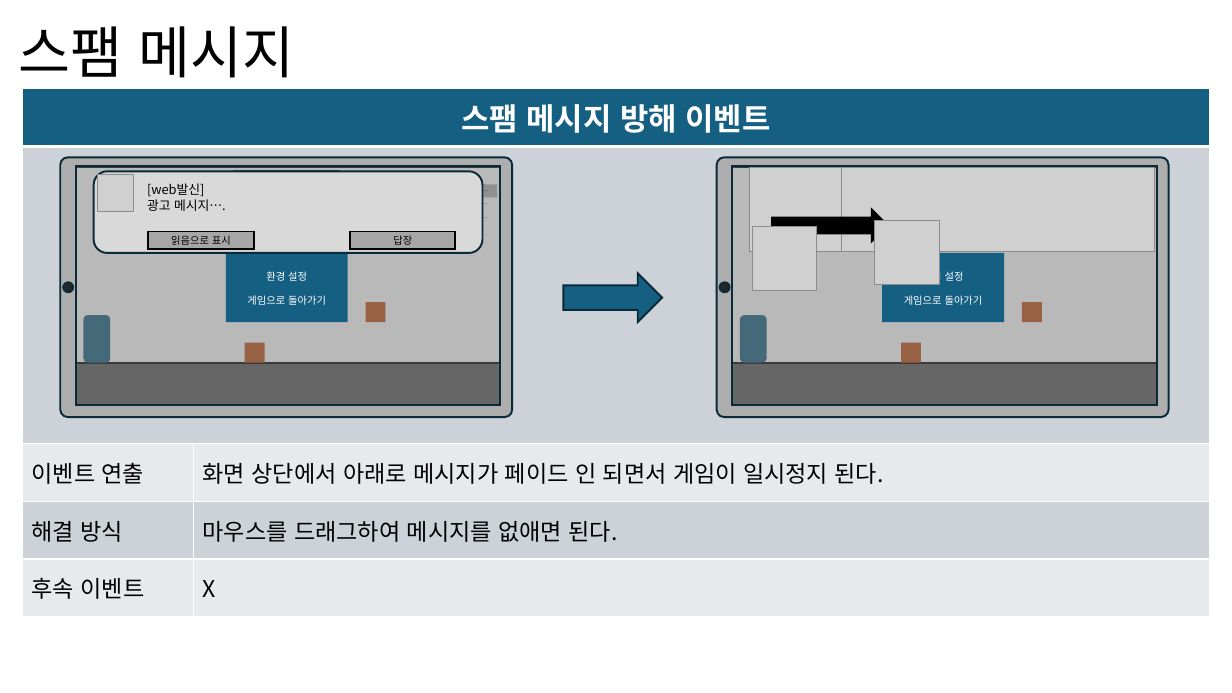
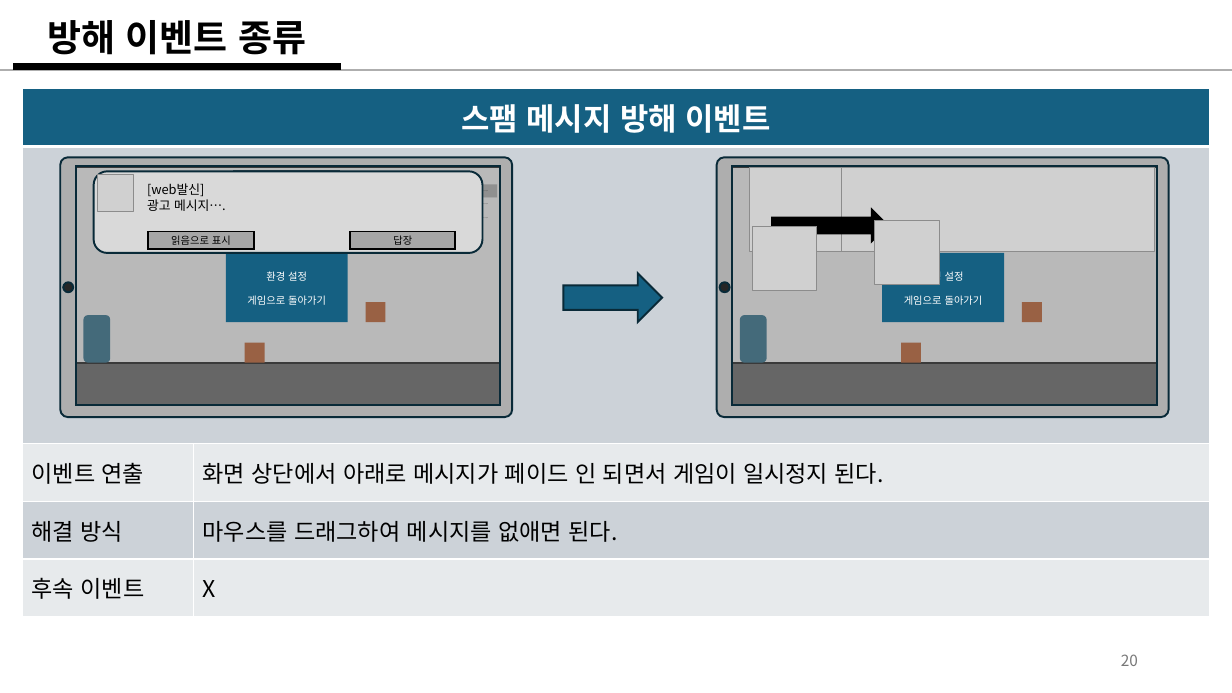
Before and after one commit to weariness00/Mandle_10Minute_Game, a slide deck: slide 20 of document/Please Leave me alone!.pptx. Drawn at 1232x693 pixels with LibreOffice and Linux fonts; fonts in the diff are those of the drawing; grey boxes stand for pictures. Boxes give left, top, right and bottom in pixels: in the first picture for what was removed or moved away, otherwise in the second. Text is boxed around its words. In the diff, an @@ line names an element or a change of style, - is before the commit and + after.

```diff
--- a/document/Please Leave me alone!.pptx
+++ b/document/Please Leave me alone!.pptx
@@ title removed at (19,26,295,78) @@
-스팸 메시지
@@ title added at (48,20,306,55), 28.8 pt, text #000000, bold @@
+방해 이벤트 종류
@@ line added from (0, 70) to (1232, 70), #AEAEAE 1.5 pt @@
@@ line added from (13, 67) to (341, 67), #000000 6 pt @@
@@ page number added at (1121,654,1138,666), 12 pt, text #797979 @@
+20
```
Also in this commit, not shown: 17 other slides changed, 2 slides added, 2 slides removed.
